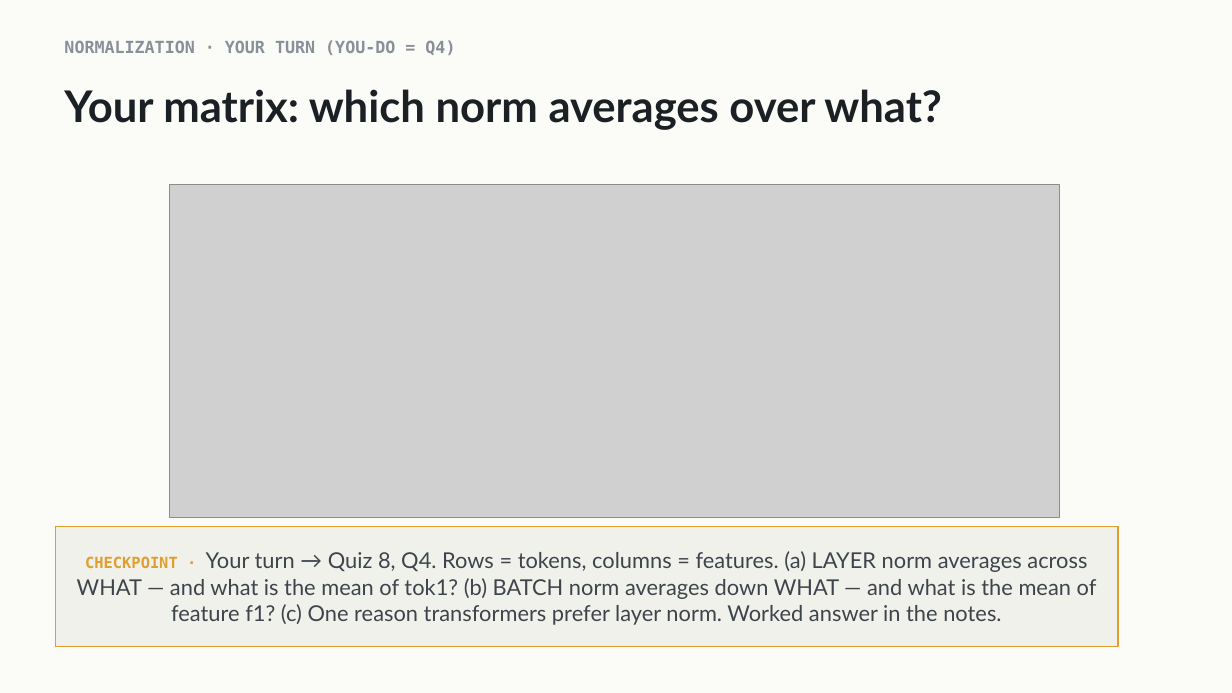
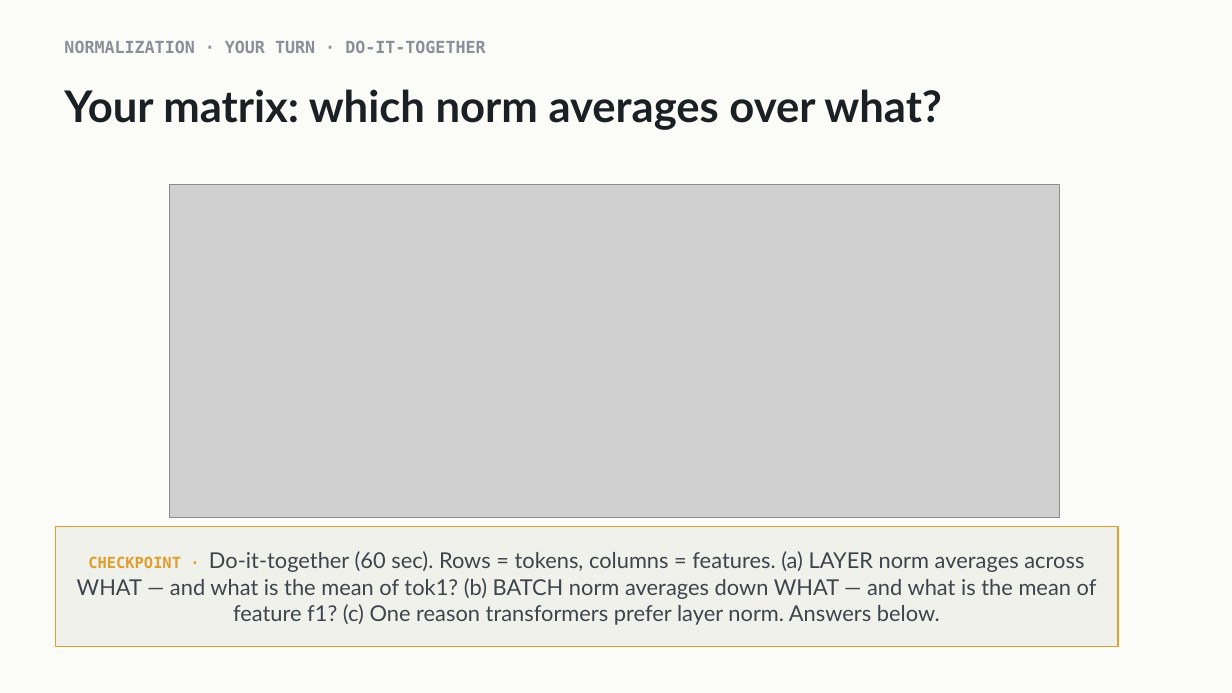
Before and after one commit to indigobio/msacl_dl_course, a slide deck: slide 7 of slides/pptx/lecture08_transformer.pptx (slide 5 before the commit). Drawn at 1232x693 pixels with LibreOffice and Linux fonts; fonts in the diff are those of the drawing; grey boxes stand for pictures. Boxes give left, top, right and bottom in pixels: in the first picture for what was removed or moved away, otherwise in the second. Text is boxed around its words. In the diff, an @@ line names an element or a change of style, - is before the commit and + after.

Commit message:
Lecture 8: expand transformer (PE heatmap, RoPE, cross-attention, 3 families); rewrite Quiz 8 to context=K/V; introduce Casanovo on first use

```diff
--- a/slides/pptx/lecture08_transformer.pptx
+++ b/slides/pptx/lecture08_transformer.pptx
@@ text at bbox=[64, 40, 485, 53]: text changed @@
-NORMALIZATION · YOUR TURN (YOU-DO = Q4)
+NORMALIZATION · YOUR TURN · DO-IT-TOGETHER
@@ text in rectangle at bbox=[77, 551, 1097, 625]: text changed @@
-CHECKPOINT · Your turn → Quiz 8, Q4. Rows = tokens, columns = features. (a) LAYER norm averages across WHAT — and what is the mean of tok1? (b) BATCH norm averages down WHAT — and what is the mean of feature f1? (c) One reason transformers prefer layer norm. Worked answer in the notes.
+CHECKPOINT · Do-it-together (60 sec). Rows = tokens, columns = features. (a) LAYER norm averages across WHAT — and what is the mean of tok1? (b) BATCH norm averages down WHAT — and what is the mean of feature f1? (c) One reason transformers prefer layer norm. Answers below.
```
Also in this commit, not shown: 6 other slides changed, 4 slides added, 1 slide removed, 9 other files.
